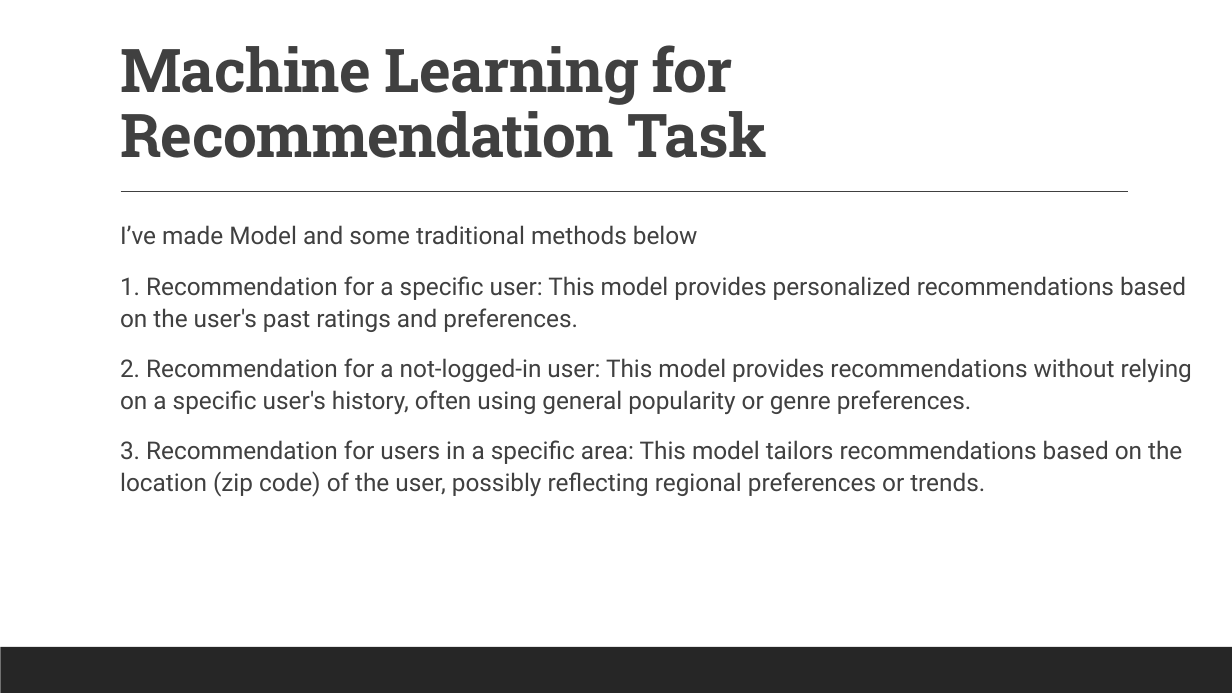
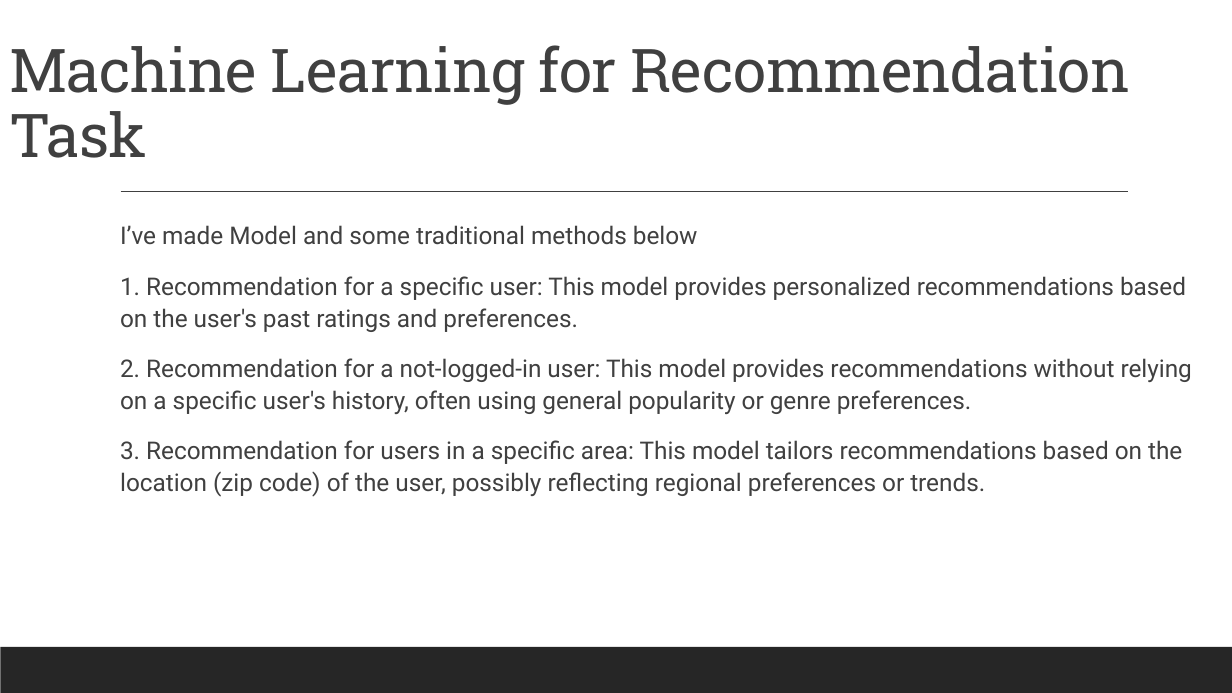
Before and after one commit to reykiza04/Perx_tech, a slide deck: slide 10 of Reyki Seprianza_explaination.pptx (slide 8 before the commit). Drawn at 1232x693 pixels with LibreOffice and Linux fonts; fonts in the diff are those of the drawing. Boxes give left, top, right and bottom in pixels: in the first picture for what was removed or moved away, otherwise in the second. Text is boxed around its words. In the diff, an @@ line names an element or a change of style, - is before the commit and + after.

```diff
--- a/Reyki Seprianza_explaination.pptx
+++ b/Reyki Seprianza_explaination.pptx
@@ title "Machine Learning for Recommendation Task": place and size @@
-title "Machine Learning for Recommendation Task" at [120, 45, 766, 158]
+title "Machine Learning for Recommendation Task" at [9, 45, 1129, 158]
@@ title "Machine Learning for Recommendation Task" at [9, 45, 1129, 158]: bold off @@
```
Also in this commit, not shown: 11 other slides changed, 2 slides added, 8 other files.
